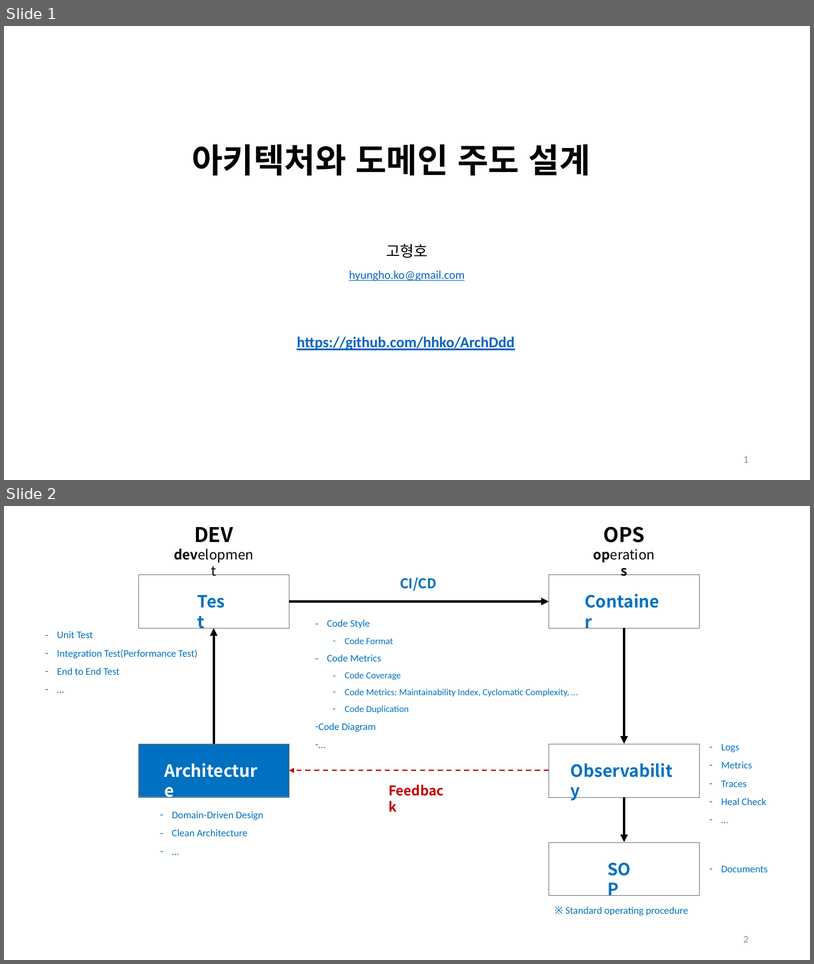
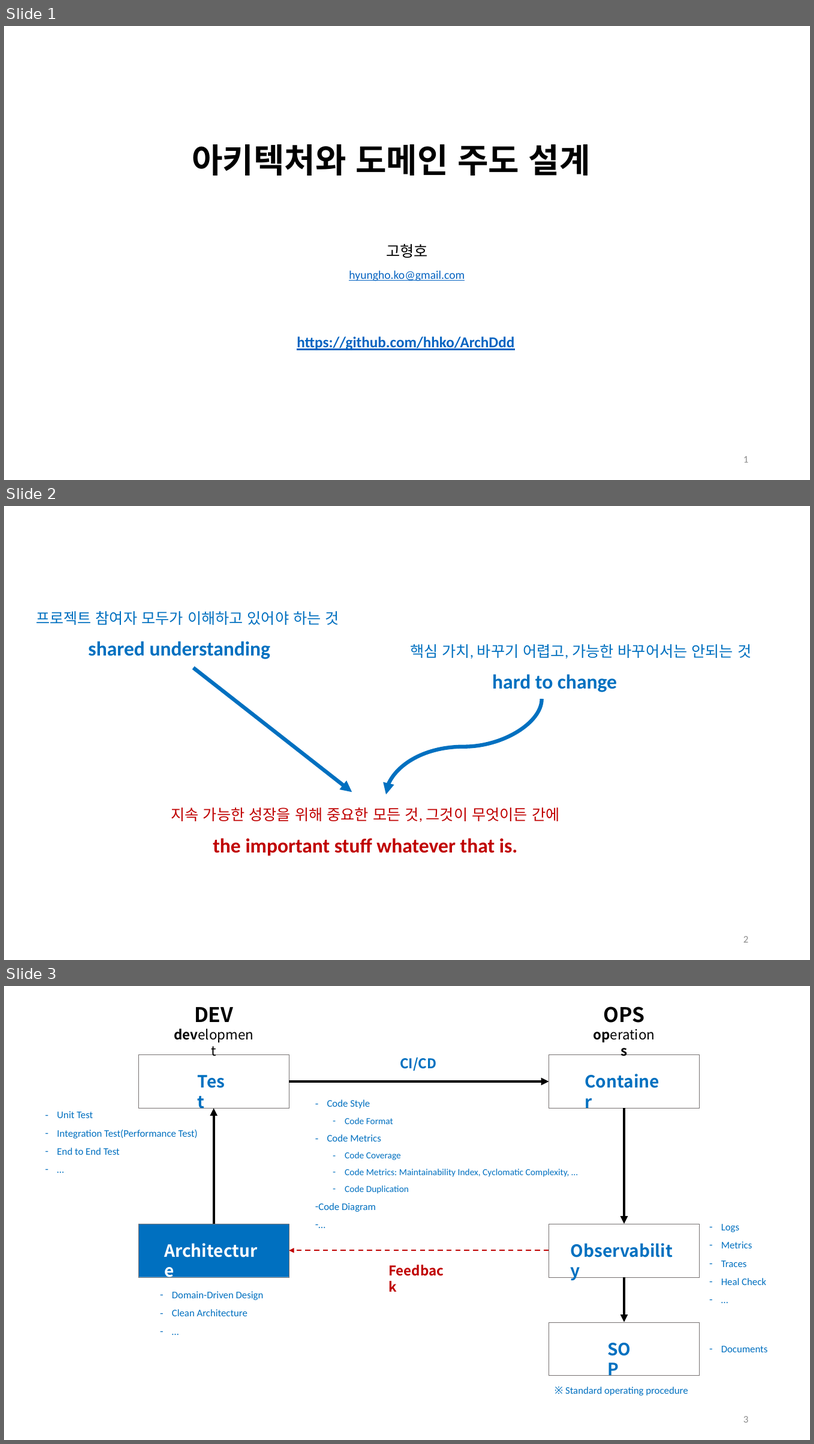
Before and after one commit to hhko/ArchDdd, a slide deck: README.pptx. Shown one above the other, each under a label of ours: slides 1 and 2 before the commit, slides 1, 2 and 3 after it. The pictures are 814x964 and 814x1444 pixels, drawn with LibreOffice and Linux fonts; fonts in the diff are those of the drawing. Boxes give left, top, right and bottom in pixels: in the first picture for what was removed or moved away, otherwise in the second. Text is boxed around its words. In the diff, an @@ line names an element or a change of style, - is before the commit and + after.

```diff
--- a/README.pptx
+++ b/README.pptx
@@ slide 2 added at <box>4,506,810,960</box>, background #FFFFFF @@
@@ group added at <box>36,611,752,856</box>: 6 texts, 1 arrow, 1 curved arrow @@
+프로젝트 참여자 모두가 이해하고 있어야 하는 것
+shared understanding
+핵심 가치, 바꾸기 어렵고, 가능한 바꾸어서는 안되는 것
+hard to change
+the important stuff whatever that is.
+지속 가능한 성장을 위해 중요한 모든 것, 그것이 무엇이든 간에
@@ page number added at <box>744,936,749,942</box>, 12 pt, text #8C8C8C @@
+2
@@ what was slide 2 is now slide 3 @@
@@ page number at <box>744,1416,749,1422</box>: text changed @@
-2
+3
```
Also in this commit, not shown: 20 slides changed, 2 slides removed, 1 other file.
